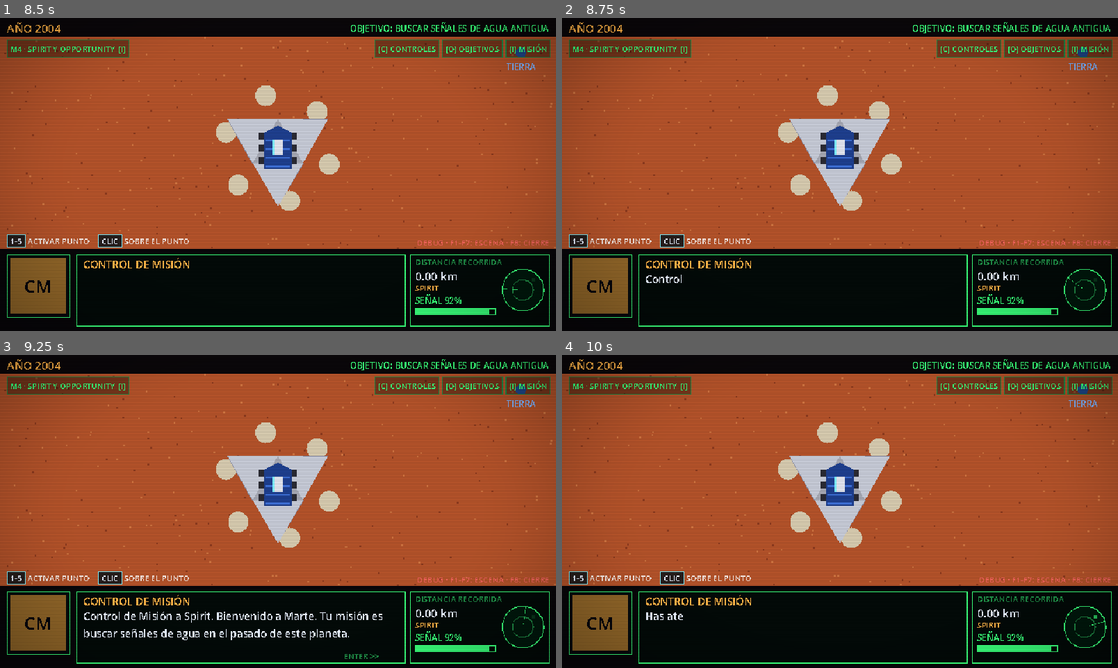
Above: before the commit, frames 1-4 (two rows, left to right).
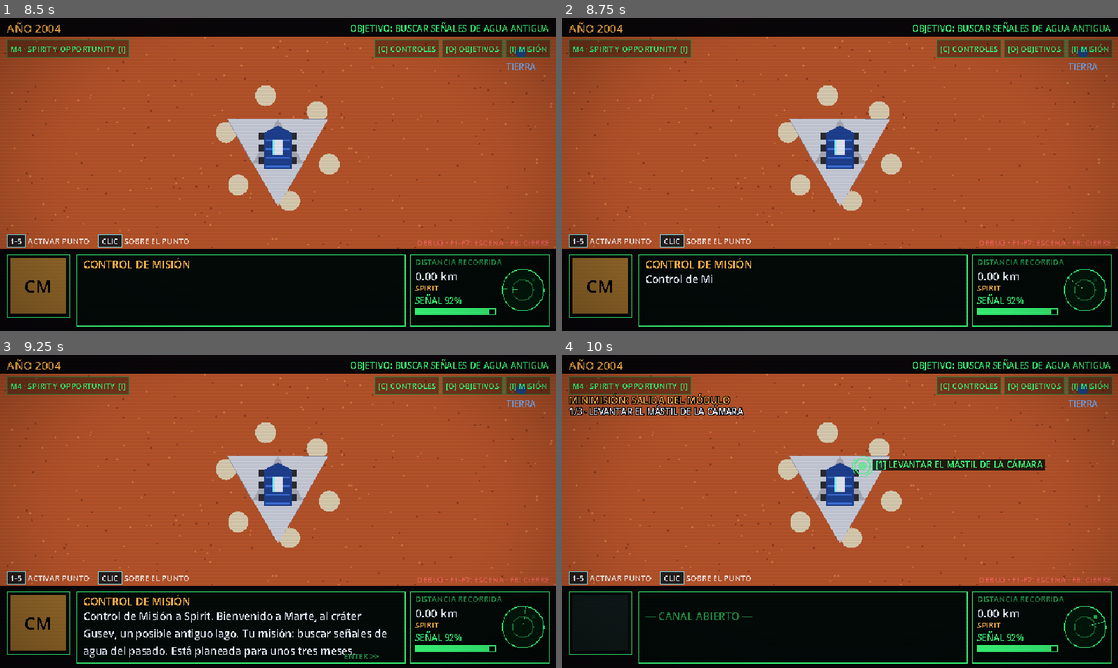
Above: after the commit, the same moments.

Repository: Rebeca-J-S/SpaceApps2026-VideojuegoNarrativo
Game: Godot game, scene res://scenes/missions/chapter_spirit_opportunity.tscn
Two runs of this game, one before a commit and one after it. Both use one fixed random seed, a clock stepped at 60 frames per second and the inputs below. This scene is started directly instead of the project's main scene.
Inputs (mouse positions are in pixels of both pictures, inside the frame that each line leads up to):
- Up to frame 1 (8.5 s): tap Enter (ui_accept) at 0.5, 0.77, 1.52, 5.75, 6.5, 6.77, 7.25, 7.52, 8.27 s; move the mouse to (400, 158) at 0.52 s; hold D (rotate_right) 0.53-1.28 s; tap Space at 0.6, 8.1 s; click (400, 158) at 0.67 s; move the mouse to (166, 190) at 1.27 s; hold S (move_down) 1.28-2 s; tap 1 at 1.35 s; click "M4 · SPIRIT Y OPPORTUNITY [I]" at 2 s; click "[C] CONTROLES" at 2.75 s; click "[O] OBJETIVOS" at 3.5 s; click "[I] MISIÓN" at 4.25 s; click "[ESC] CERRAR" at 5 s; move the mouse to (333, 105) at 5.77 s; hold D (rotate_right) 5.78-6.53 s; tap C at 5.85 s; move the mouse to (250, 237) at 6.52 s; hold W (thrust) 6.53-7.28 s; tap O at 6.6 s; click (250, 237) at 6.67 s; move the mouse to (444, 221) at 7.27 s; hold A (rotate_left) from 7.28 s (still down); tap I at 7.35 s; move the mouse to (111, 127) at 8.02 s
- Up to frame 2 (8.75 s): keep holding A (rotate_left)
- Up to frame 3 (9.25 s): move the mouse to (305, 511) at 8.77 s; release A (rotate_left) at 8.78 s; hold S (move_down) from 8.78 s (still down); tap 1 at 8.85 s; click (305, 511) at 8.92 s
- Up to frame 4 (10 s): tap Enter (ui_accept) at 9.5, 9.77 s; move the mouse to (756, 433) at 9.52 s; release S (move_down) at 9.53 s; hold D (rotate_right) from 9.53 s (still down); tap C at 9.6 s

Frame 1 is identical in both runs. In frame 2, less than 0.1% of the frame differs, in the area x 22-27%, y 82-85%; in frame 3, 1.0%; in frame 4, 4.5%, in the area x 1-87%, y 12-95%.

Commit message:
Arreglos de mensajes

Diff:
--- a/data/dialogos/spirit_opportunity.json
+++ b/data/dialogos/spirit_opportunity.json
@@ -45,15 +45,7 @@
 			"intro": [
 				{
 					"speaker": "CIENTIFICO",
-					"text": "Control de Misión a Spirit. Bienvenido a Marte. Tu misión es buscar señales de agua en el pasado de este planeta."
-				},
-				{
-					"speaker": "CIENTIFICO",
-					"text": "Has aterrizado en el cráter Gusev, un posible antiguo lago. Tu misión está planeada para unos tres meses."
-				},
-				{
-					"speaker": "CIENTIFICO",
-					"text": "Tu gemelo, Opportunity, aterrizará en unas semanas, al otro lado del planeta."
+					"text": "Control de Misión a Spirit. Bienvenido a Marte, al cráter Gusev, un posible antiguo lago. Tu misión: buscar señales de agua del pasado. Está planeada para unos tres meses."
 				}
 			],
 			"minimission": {
@@ -98,7 +90,7 @@
 				},
 				{
 					"speaker": "CIENTIFICO",
-					"text": "Opportunity acaba de enviar una imagen: hay pequeñas esferas en el suelo. ¿Qué serán?"
+					"text": "Opportunity, el gemelo de Spirit, aterrizó semanas después al otro lado del planeta. Acaba de enviar una imagen: hay pequeñas esferas en el suelo. ¿Qué serán?"
 				}
 			],
 			"minimission": {
@@ -139,11 +131,7 @@
 				},
 				{
 					"speaker": "CIENTIFICO",
-					"text": "La rueda de Spirit removió el suelo y apareció algo muy claro."
-				},
-				{
-					"speaker": "CIENTIFICO",
-					"text": "Es sílice casi pura, un 90 %. En la Tierra se forma en aguas termales, donde viven microbios."
+					"text": "La rueda de Spirit removió el suelo y apareció algo muy claro: sílice casi pura, un 90 %. En la Tierra se forma en aguas termales, donde viven microbios."
 				}
 			]
 		},
@@ -186,15 +174,7 @@
 			"intro": [
 				{
 					"speaker": "CIENTIFICO",
-					"text": "Opportunity, tengo noticias difíciles. En 2009, Spirit quedó atrapado en la arena, en un sitio llamado Troy."
-				},
-				{
-					"speaker": "CIENTIFICO",
-					"text": "Siguió trabajando como estación fija, pero no pudo inclinar sus paneles hacia el sol en el invierno."
-				},
-				{
-					"speaker": "CIENTIFICO",
-					"text": "Su última señal llegó el 22 de marzo de 2010. Intentamos contactarlo hasta 2011."
+					"text": "Opportunity, noticias difíciles: en 2009 Spirit quedó atrapado en la arena, en Troy, y no pudo inclinar sus paneles al Sol en invierno. Su última señal llegó el 22 de marzo de 2010; intentamos contactarlo hasta 2011."
 				},
 				{
 					"speaker": "OPPORTUNITY",
@@ -279,10 +259,6 @@
 			},
 			"outro": [
 				{
-					"speaker": "CIENTIFICO",
-					"text": "Opportunity completó el panorama y lo está transmitiendo..."
-				},
-				{
 					"speaker": "OPPORTUNITY",
 					"mode": "TX",
 					"text": "PANORAMA RECIBIDO. TRANSMISIÓN EN CURSO..."
--- a/scripts/components/mission_hud.gd
+++ b/scripts/components/mission_hud.gd
@@ -27,6 +27,8 @@
 var busy_check: Callable = func() -> bool: return false
 ## Si se asigna, los recordatorios llaman a esto (con el texto) en lugar de mostrar el recuadro propio.
 var reminder_callback: Callable = Callable()
+## Si es > 0, la ficha inicial se minimiza sola pasado ese tiempo (ENTER / clic siguen adelantándola).
+var briefing_auto_seconds := 0.0
 
 var _data: Dictionary = {}
 var _phase_titles: Array = []
@@ -131,8 +133,12 @@
 	_buttons.hide()
 	_build_card()
 	_card_wait = true
+	var waited := 0.0
 	while _card_wait:
 		await get_tree().process_frame
+		waited += get_process_delta_time()
+		if briefing_auto_seconds > 0.0 and waited >= briefing_auto_seconds and not get_tree().paused:
+			_card_wait = false
 	# Animación: la ficha se encoge hasta convertirse en la insignia.
 	var target_scale := Vector2(_badge.size.x / _card.size.x, _badge.size.y / _card.size.y)
 	var tw := create_tween().set_parallel().set_trans(Tween.TRANS_CUBIC).set_ease(Tween.EASE_IN_OUT)
--- a/scripts/components/transmission_dialog.gd
+++ b/scripts/components/transmission_dialog.gd
@@ -28,6 +28,12 @@
 var _index := -1
 var _active := false
 var _hint_token := 0
+## Avance automático: cuando el texto termina, pasa a la siguiente línea tras un tiempo de lectura
+## (ENTER / clic siguen sirviendo para adelantar). Valores ajustables por cada capítulo.
+var auto_advance := false
+var type_speed := TYPE_SPEED
+var transit_range := Vector2(1.0, 1.5)   # segundos de "SEÑAL EN TRÁNSITO"
+var _auto_left := 0.0
 var _phase := 0            # 0 inactivo, 1 en tránsito, 2 escribiendo, 3 esperando
 var _transit_left := 0.0
 var _reveal_t := 0.0
@@ -214,7 +220,7 @@
 	_accept_after = _clock + INPUT_GRACE
 	if _radio:
 		_phase = 1
-		_transit_left = _rng.randf_range(1.0, 1.5)
+		_transit_left = _rng.randf_range(transit_range.x, transit_range.y)
 		_crackle.play()
 		_set_robot_speaking(true)
 	else:
@@ -238,7 +244,7 @@
 		2:
 			_reveal_t += delta
 			var before := int(_chars)
-			_chars = minf(_chars + delta * TYPE_SPEED, _full.length())
+			_chars = minf(_chars + delta * type_speed, _full.length())
 			var n := int(_chars)
 			if n > before and not _radio and n % 2 == 0 and _full[n - 1] != " ":
 				_blip.pitch_scale = _rng.randf_range(0.9, 1.15)
@@ -247,6 +253,11 @@
 			_text.visible_characters = n
 			if n >= _full.length() and _glitch_done():
 				_finish_line()
+		3:
+			if auto_advance:
+				_auto_left -= delta
+				if _auto_left <= 0.0:
+					_next()
 
 
 ## Texto con las primeras letras "con interferencia" que se resuelven poco a poco.
@@ -274,6 +285,7 @@
 	_text.visible_characters = -1
 	_transit.text = ""
 	_hint.visible = true
+	_auto_left = clampf(1.0 + _full.length() * 0.03, 1.5, 5.5)
 	_noise_mat.set_shader_parameter("intensity", 0.08 if _radio else 0.0)
 	_set_robot_speaking(false)
 
--- a/scripts/missions/chapter_spirit_opportunity.gd
+++ b/scripts/missions/chapter_spirit_opportunity.gd
@@ -142,10 +142,15 @@
 	await get_tree().create_timer(seconds, false).timeout
 
 
-func wait_click_or_accept() -> void:
+func wait_click_or_accept(auto_seconds: float = 0.0) -> void:
 	_mode = "continue"
+	var left := auto_seconds
 	while _mode == "continue":
 		await get_tree().process_frame
+		if auto_seconds > 0.0:
+			left -= get_process_delta_time()
+			if left <= 0.0:
+				_mode = ""   # continúa solo; ENTER / clic solo adelantan
 
 
 # =========================================================================
@@ -201,6 +206,10 @@
 	dialog.size = Vector2(458, 82)
 	dialog.speakers = data["speakers"]
 	dialog.transit_text = data["hud"]["in_transit"]
+	# Menos ENTER: los mensajes avanzan solos (ENTER / clic solo adelantan) y la radio responde más rápido.
+	dialog.auto_advance = true
+	dialog.type_speed = 55.0
+	dialog.transit_range = Vector2(0.35, 0.6)
 	add_child(dialog)
 
 	_hud_draw = Control.new()
@@ -233,6 +242,7 @@
 	mission_hud.badge_pos = Vector2(8, GAME_TOP + 3)
 	mission_hud.buttons_pos = Vector2(W - 6, GAME_TOP + 3)
 	mission_hud.reminder_pos = Vector2(8, GAME_TOP + 54)
+	mission_hud.briefing_auto_seconds = 7.0   # la ficha se minimiza sola; ENTER / clic la adelantan
 	mission_hud.keys_pos = Vector2(8, GAME_BOTTOM - 17)
 	mission_hud.busy_check = func() -> bool: return dialog.is_active() or _toast.visible
 	# Las pistas del Científico salen en la caja de diálogo de abajo, no en un recuadro sobre el juego.
@@ -441,7 +451,7 @@
 	h.text = data["continue_hint"]
 	h.horizontal_alignment = HORIZONTAL_ALIGNMENT_CENTER
 	await wait(0.4)
-	await wait_click_or_accept()
+	await wait_click_or_accept(4.0)
 
 
 # =========================================================================
